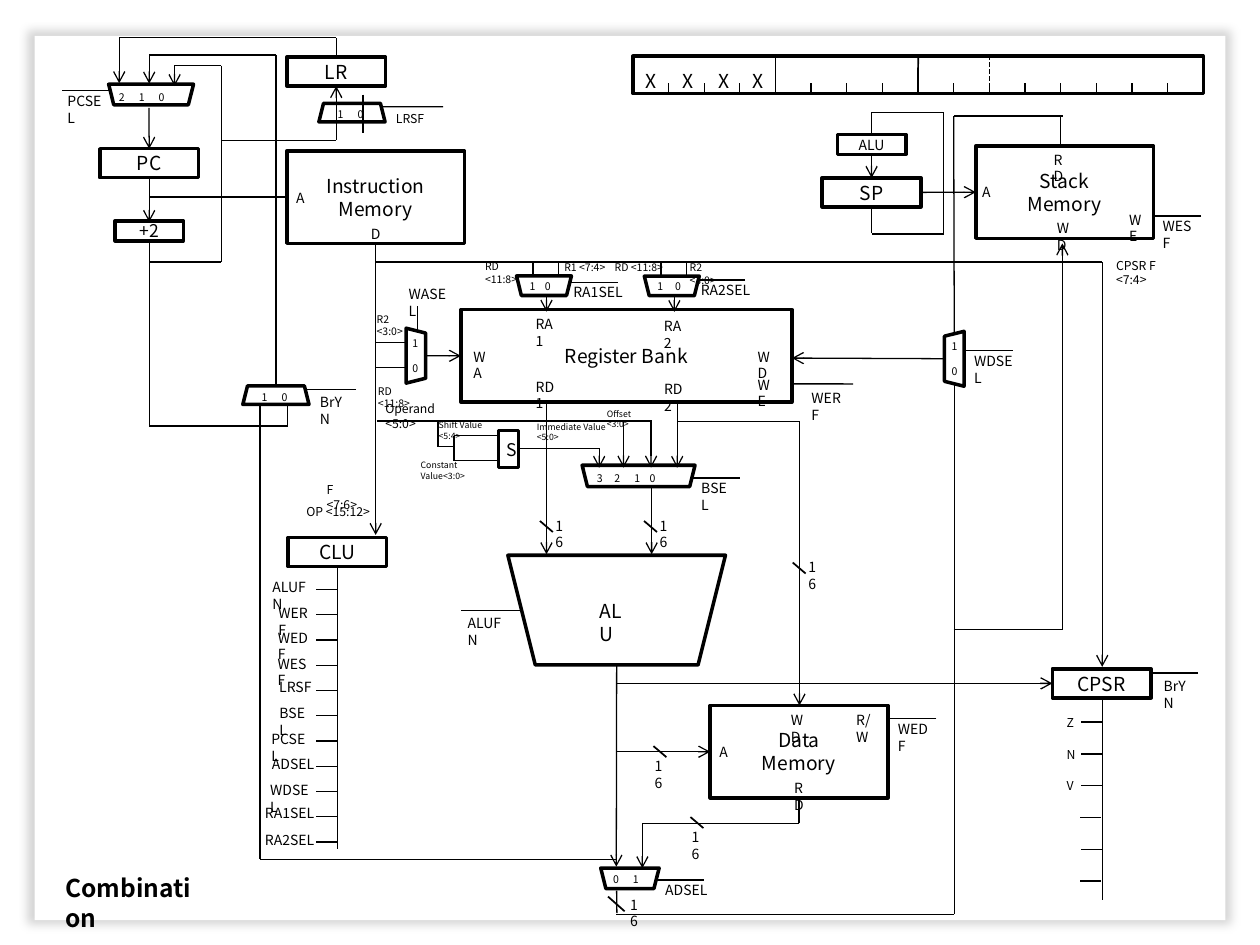
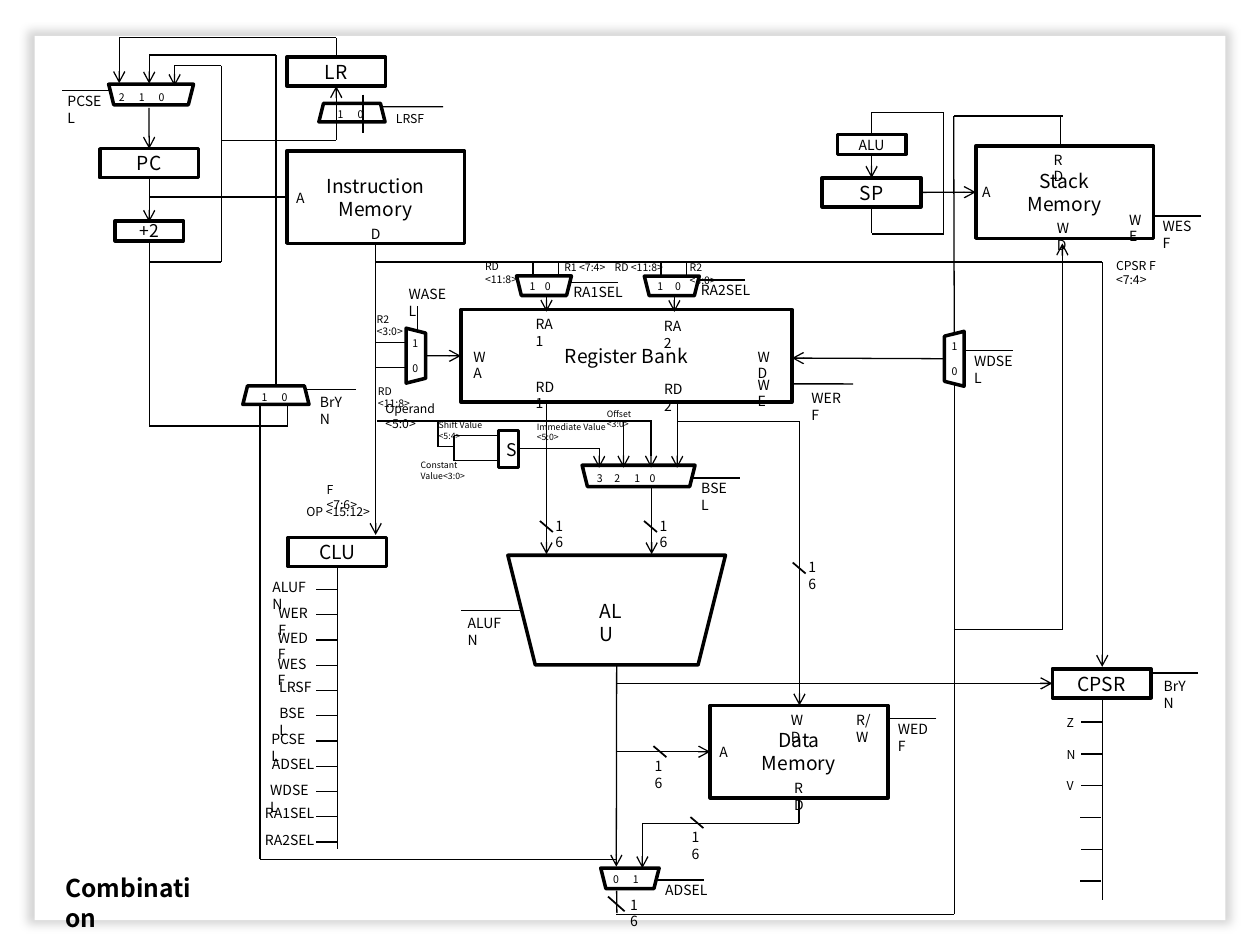
Before and after one commit to eldora/CASM, a slide deck: slide 26 of GradPortfolio.pptx (slide 25 before the commit). Drawn at 1260x945 pixels with LibreOffice and Linux fonts; fonts in the diff are those of the drawing; background and template pictures are left out. Boxes give left, top, right and bottom in pixels: in the first picture for what was removed or moved away, otherwise in the second. Text is boxed around its words. In the diff, an @@ line names an element or a change of style, - is before the commit and + after.

```diff
--- a/GradPortfolio.pptx
+++ b/GradPortfolio.pptx
@@ rectangle removed at [633, 57, 1203, 94] @@
@@ line removed from (775, 93) to (775, 57) @@
@@ line removed from (919, 93) to (919, 57) @@
@@ line removed from (989, 94) to (989, 58) @@
@@ line removed from (633, 93) to (633, 83) @@
@@ text removed at [646, 74, 657, 94] @@
-X
@@ line removed from (669, 93) to (669, 83) @@
@@ text removed at [682, 74, 693, 94] @@
-X
@@ line removed from (704, 93) to (704, 83) @@
@@ text removed at [719, 74, 730, 94] @@
-X
@@ line removed from (740, 93) to (740, 83) @@
@@ text removed at [752, 74, 763, 94] @@
-X
@@ line removed from (811, 93) to (811, 83) @@
@@ line removed from (847, 93) to (847, 83) @@
@@ line removed from (882, 93) to (882, 83) @@
@@ line removed from (954, 93) to (954, 83) @@
@@ line removed from (989, 93) to (989, 83) @@
@@ line removed from (1024, 93) to (1024, 83) @@
@@ line removed from (1061, 93) to (1061, 83) @@
@@ line removed from (1096, 93) to (1096, 83) @@
@@ line removed from (1131, 93) to (1131, 83) @@
@@ line removed from (1168, 93) to (1168, 83) @@
@@ line removed from (1203, 93) to (1203, 83) @@
```
Also in this commit, not shown: 12 other slides changed, 5 slides added, 2 slides removed, 1 other file.
